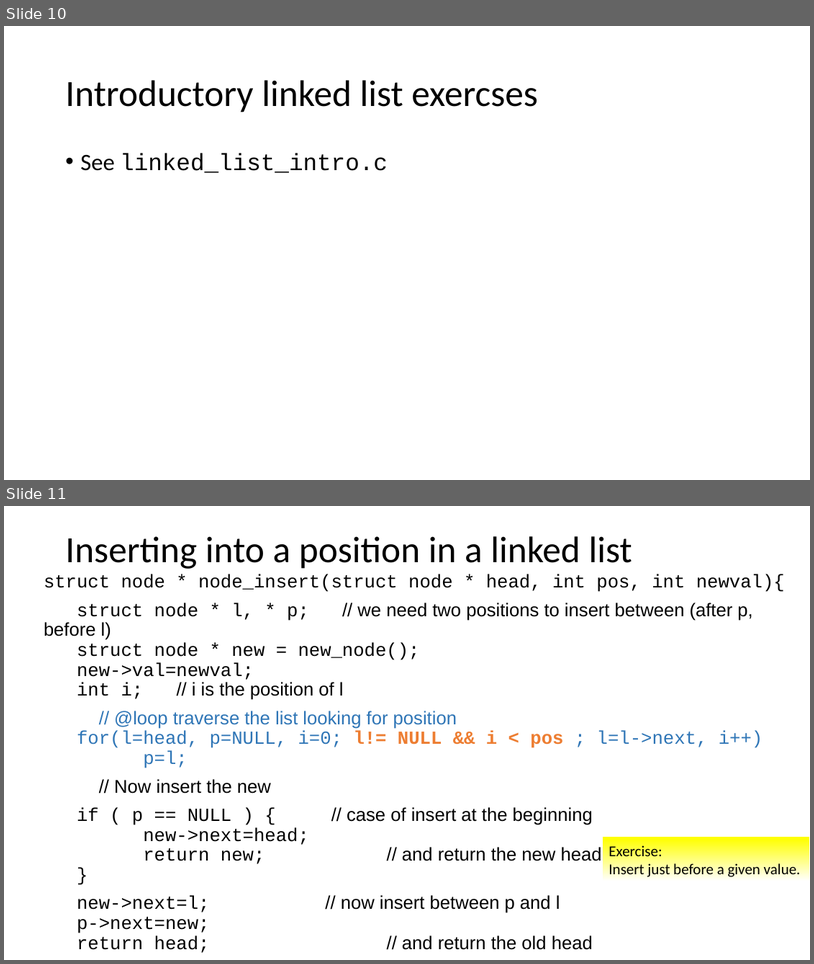
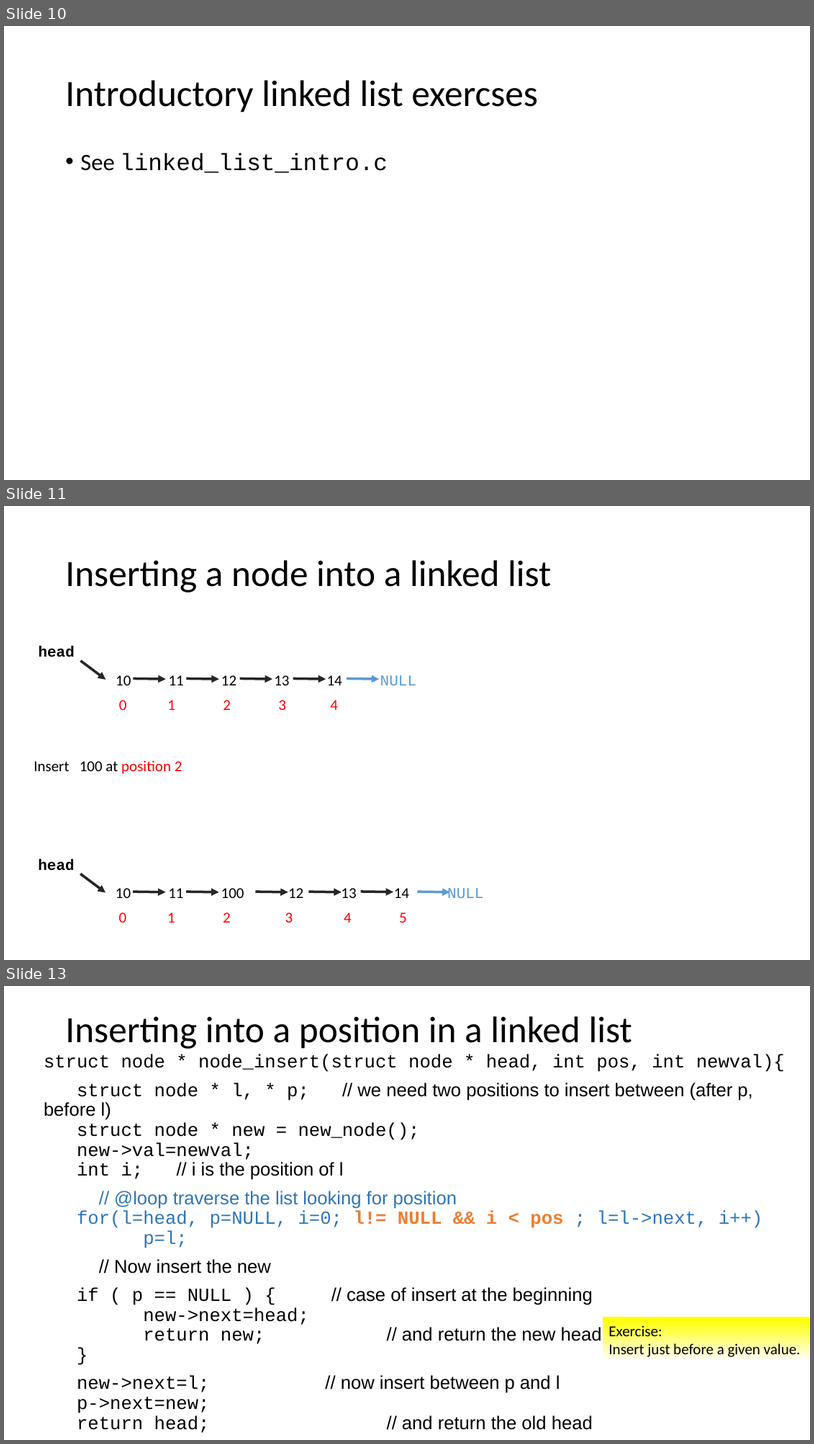
Before and after one commit to rbadrinath/FCP, a slide deck: slides/14-LinkedLists.pptx. Shown one above the other, each under a label of ours: slides 10 and 11 before the commit, slides 10, 11 and 13 after it; the slides between them are not shown. The pictures are 814x964 and 814x1444 pixels, drawn with LibreOffice and Linux fonts; fonts in the diff are those of the drawing. Boxes give left, top, right and bottom in pixels: in the first picture for what was removed or moved away, otherwise in the second. Text is boxed around its words. In the diff, an @@ line names an element or a change of style, - is before the commit and + after.

```diff
--- a/slides/14-LinkedLists.pptx
+++ b/slides/14-LinkedLists.pptx
@@ slide 11 added at box(4, 506, 810, 960), background #FFFFFF @@
@@ title added at box(65, 560, 551, 592), 44 pt, text #000000 @@
+Inserting a node into a linked list
@@ group added at box(39, 646, 417, 685): 6 arrows, 2 texts @@
+head
+10 11 12 13 14 NULL
@@ text added at box(119, 700, 338, 710), 18 pt, text #FF0000 @@
+0 1 2 3 4
@@ text added at box(34, 760, 183, 774), 18 pt, text #000000 @@
+Insert 100 at position 2
@@ group added at box(38, 859, 484, 922): 7 arrows, 3 texts @@
+head
+10 11 100 12 13 14 NULL
+0 1 2 3 4 5
@@ what was slide 11 is now slide 13 @@
```
Also in this commit, not shown: 2 other slides added.
